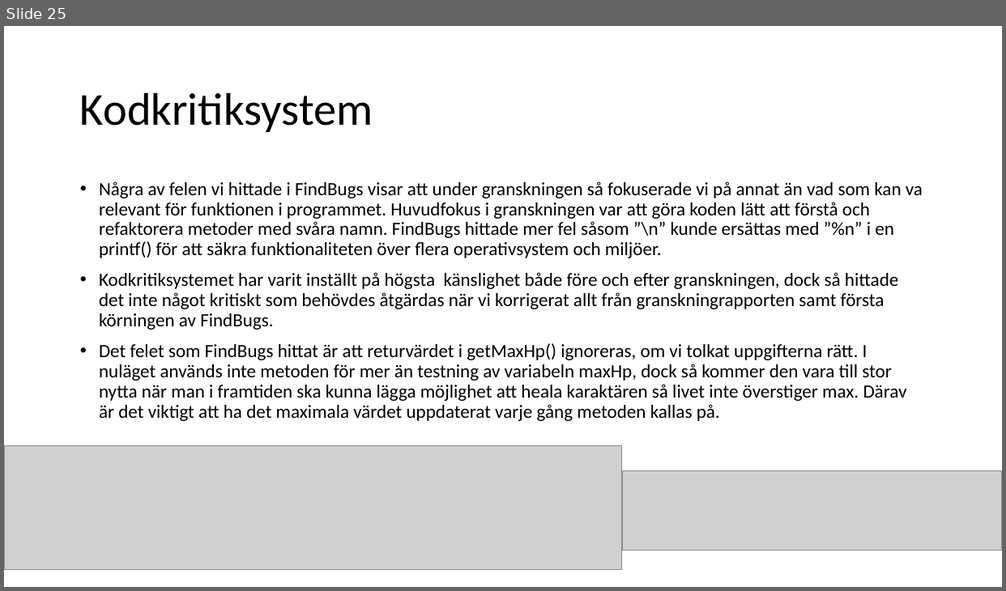
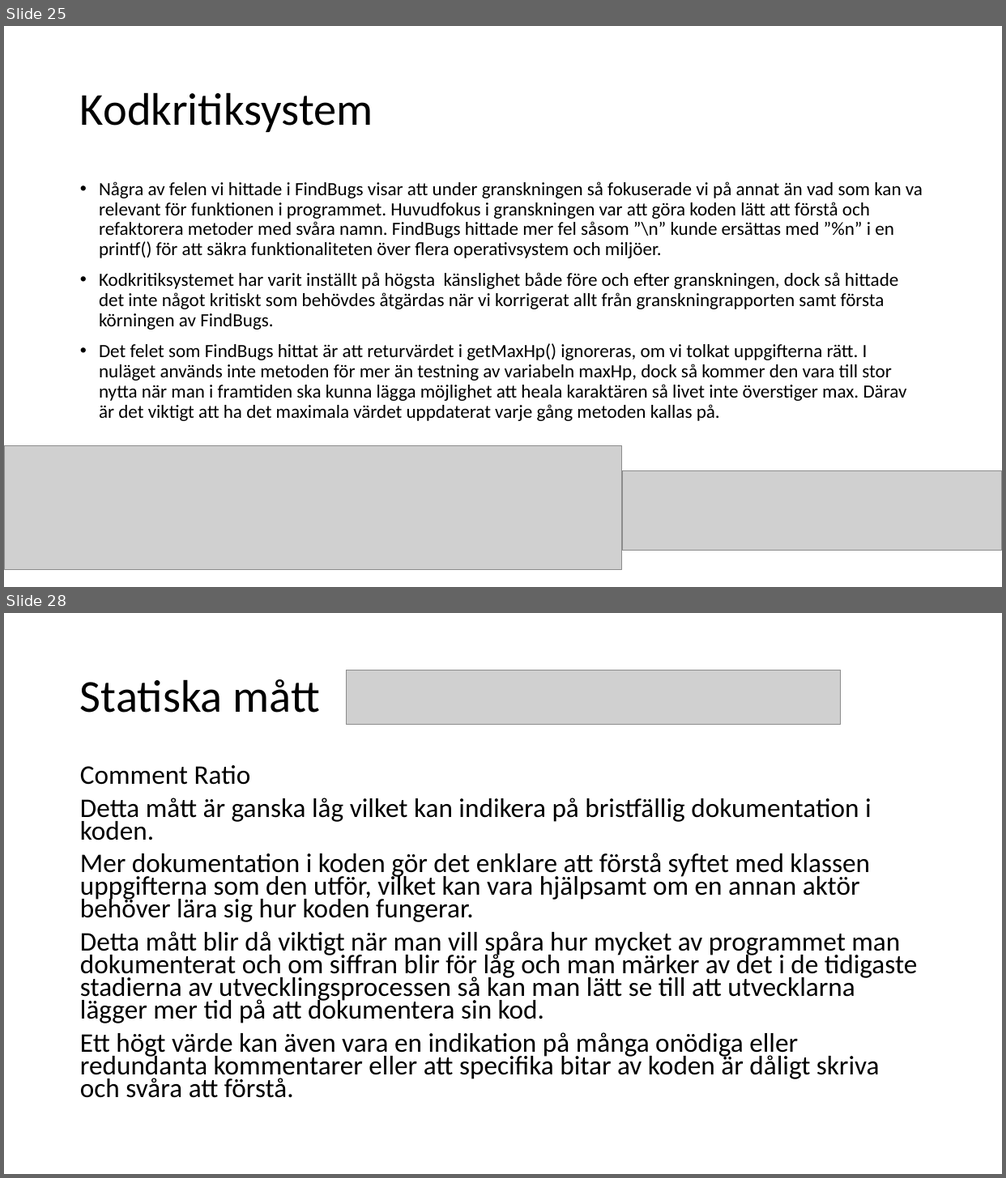
Before and after one commit to fyrtio2/projektINTE, a slide deck: 01 Dokumentation/slutredovisning.pptx. Shown one above the other, each under a label of ours: slide 25 before the commit, slides 25 and 28 after it; the slides between them are not shown. The pictures are 1006x591 and 1006x1178 pixels, drawn with LibreOffice and Linux fonts; fonts in the diff are those of the drawing; grey boxes stand for pictures. Boxes give left, top, right and bottom in pixels: in the first picture for what was removed or moved away, otherwise in the second. Text is boxed around its words. In the diff, an @@ line names an element or a change of style, - is before the commit and + after.

Commit message:
Metrics tillagd i PP
Har lagt till metrics i powerpoint presentationen, har även återställt en äldre version av Game.java så att profilern kan testas.

```diff
--- a/01 Dokumentation/slutredovisning.pptx
+++ b/01 Dokumentation/slutredovisning.pptx
@@ slide 28 added at (x1=4, y1=613, x2=1002, y2=1174), background #FFFFFF @@
@@ title added at (x1=80, y1=679, x2=320, y2=713), 44 pt, text #000000 @@
+Statiska mått
@@ picture added at (x1=347, y1=670, x2=841, y2=725) @@
@@ text added at (x1=80, y1=765, x2=918, y2=1098), 25.9 pt, text #000000 @@
+Comment Ratio
+Detta mått är ganska låg vilket kan indikera på bristfällig dokumentation i koden.
+Mer dokumentation i koden gör det enklare att förstå syftet med klassen uppgifterna som den utför, vilket kan vara hjälpsamt om en annan aktör behöver lära sig hur koden fungerar.
+Detta mått blir då viktigt när man vill spåra hur mycket av programmet man dokumenterat och om siffran blir för låg och man märker av det i de tidigaste stadierna av utvecklingsprocessen så kan man lätt se till att utvecklarna lägger mer tid på att dokumentera sin kod.
+Ett högt värde kan även vara en indikation på många onödiga eller redundanta kommentarer eller att specifika bitar av koden är dåligt skriva och svåra att förstå.
```
Also in this commit, not shown: 3 other slides added, 1 slide removed, 3 other files.
